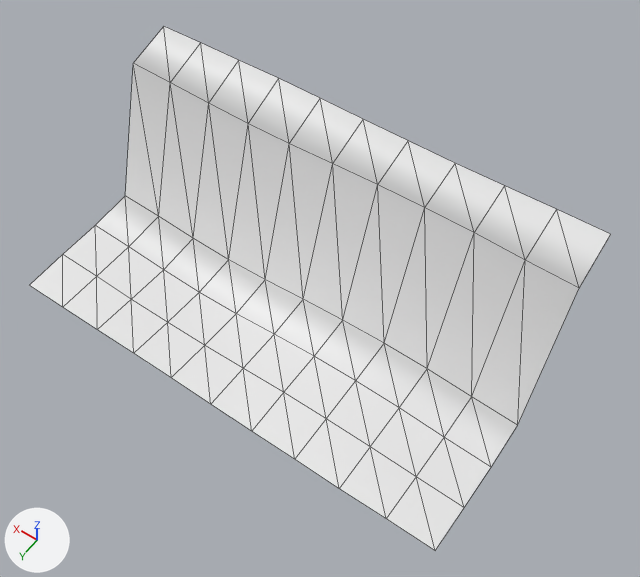
An edit to the OBJ model models/areas/lake/grass_-2_2.obj, drawn before and after from the same camera.
The view is the same before and after, from a 50 mm camera at (-61.0, -39.47, 42.59) aimed at (-44.05, -63.21, 5.29). Every picture has the same lights, and +X, +Y and +Z are marked at lower left. The older version comes first. Mesh edges are drawn as thin lines. Where no turn or scale is listed for an object, it has been applied to the vertices. Vertices at exactly the same position are counted once.

Objects in the first picture: 'grass_-2_2'.
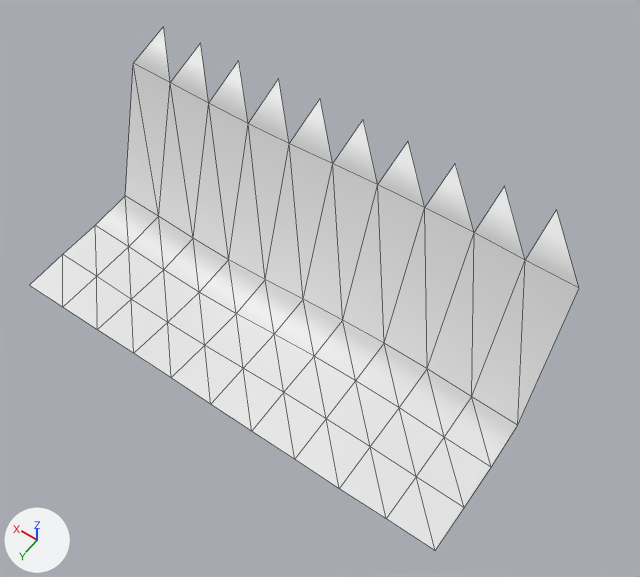
What differs and where, as boxes [x1, y1, x2, y2] in the pictures (640 x 577 px):
```json
{"object": "grass_-2_2", "change": "reshaped", "before": [29, 27, 611, 551], "after": [29, 27, 579, 551]}
{"part": 1, "of": "me_grass__2_2", "change": "deleted", "before": [164, 27, 611, 287]}
```

The change, as JSON lines over the scene's bpy script:
```json
{"block": "me_grass__2_2", "where": "# used by ob_grass__2_2; location = (0.0, 0.0, 0.0)"}
{"op": "remove", "block": "me_grass__2_2", "code": "me_grass__2_2.from_pydata(...)  # 66 vertices, 100 faces; spans x -56.0..-28.0, y -70.0..-56.0, z 0.9..11.3"}
{"op": "add", "block": "me_grass__2_2", "code": "me_grass__2_2.from_pydata(...)  # 65 vertices, 90 faces; spans x -56.0..-28.0, y -70.0..-56.0, z 0.9..11.3"}
{"block": "me_grass__2_2", "change": "me_grass__2_2 part 1"}
{"block": "me_grass__2_2", "change": "1 vertex is removed from x -56.0, y -70.0, z 11.3"}
{"block": "me_grass__2_2", "change": "10 faces are deleted"}
```
